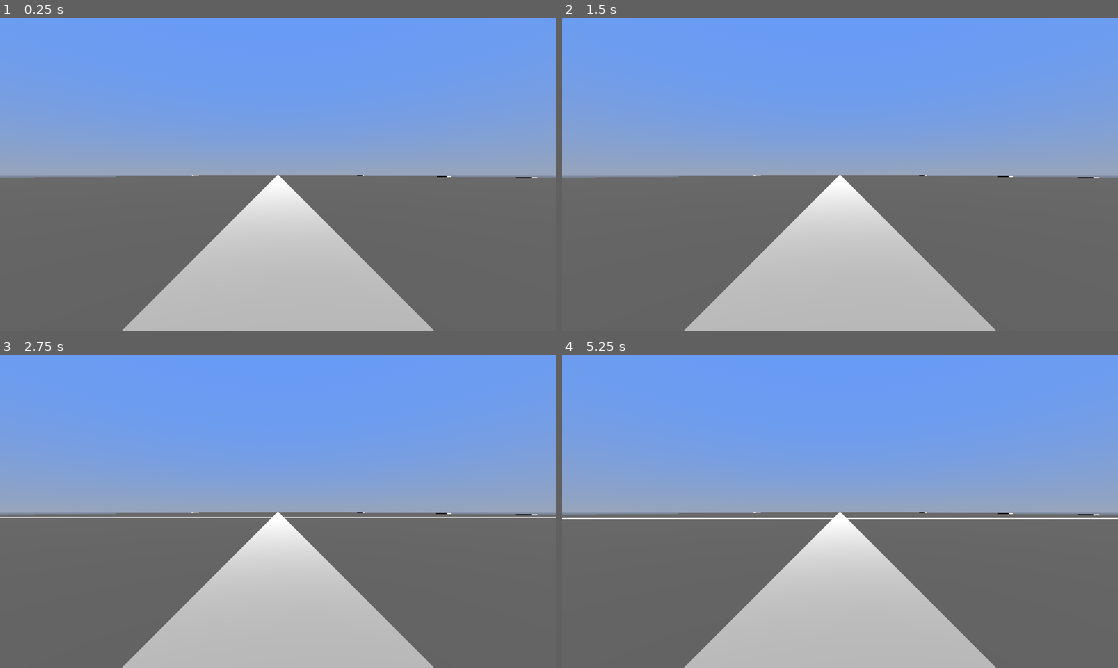
Above: before the commit, frames 1-4 (two rows, left to right).
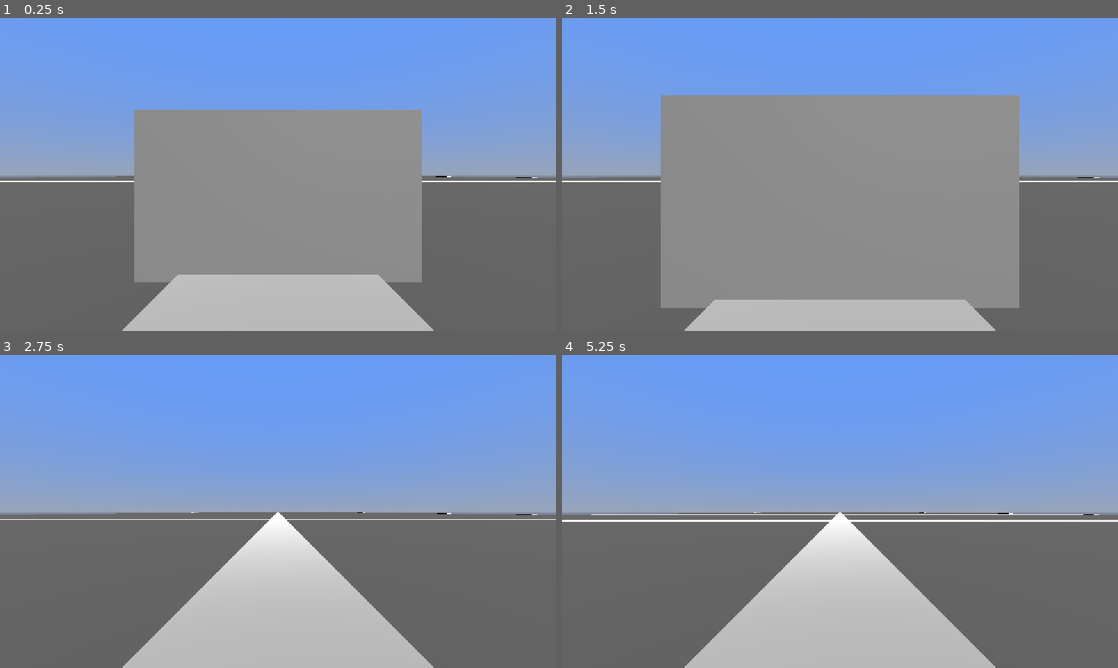
Above: after the commit, the same moments.

Repository: Fundud1/KnoiseG
Game: Godot game, scene res://scenes/knoise_game.tscn
Same seed, same stepped clock (60 frames per second), same inputs: the game is played once before the commit and once after it.
Inputs (mouse positions are in pixels of both pictures, inside the frame that each line leads up to):
- Up to frame 1 (0.25 s): no input
- Up to frame 2 (1.5 s): tap Enter (ui_accept) at 0.5, 0.77, 1.25 s; move the mouse to (962, 158) at 0.52 s; hold Right (ui_right) 0.53-1.28 s; click (962, 158) at 0.67 s; move the mouse to (812, 174) at 1.27 s; hold W (move_forward) from 1.28 s (still down)
- Up to frame 3 (2.75 s): keep holding W (move_forward); tap Enter (ui_accept) at 1.52 s; move the mouse to (289, 505) at 2.02 s
- Up to frame 4 (5.25 s): keep holding W (move_forward); tap Enter (ui_accept) at 2.75, 3.02, 3.5, 3.77, 4.25, 4.52, 5 s; move the mouse to (834, 517) at 2.77 s; click (834, 517) at 2.92 s; move the mouse to (878, 514) at 3.52 s; move the mouse to (795, 508) at 4.27 s; move the mouse to (845, 511) at 5.02 s; click (845, 511) at 5.17 s

The runs differ from the first frame. In frame 1, 28% of the frame differs, in the area x 0-100%, y 29-85%; in frame 2, 43%, in the area x 0-100%, y 24-93%; in frame 3, 0.4%; in frame 4, 1.3%.

Commit message:
collider still not working kill me
i wanna die why the fuck is this collider not fucking working

Diff:
--- a/KnoiseV1/knoise/scenes/knoise_game.tscn
+++ b/KnoiseV1/knoise/scenes/knoise_game.tscn
@@ -8,8 +8,9 @@
 [ext_resource type="Script" uid="uid://dwgo8cg5hal5g" path="res://scripts/directions_button.gd" id="4_h48hc"]
 [ext_resource type="Texture2D" uid="uid://2r0hpy05qhqm" path="res://assets/textures/upArrow.png" id="5_h48hc"]
 [ext_resource type="Texture2D" uid="uid://bxvvm8nh03txj" path="res://assets/textures/downArrow.png" id="6_1mogm"]
-[ext_resource type="Script" uid="uid://b1opmxo7u1xln" path="res://scenes/node_3d.gd" id="9_bcidj"]
+[ext_resource type="Script" uid="uid://c7a0kvy24gh0r" path="res://scenes/soundd.gd" id="10_aw7wc"]
 [ext_resource type="AudioStream" uid="uid://b0rvfuckf5rvh" path="res://addons/1-1.wav" id="10_sgfvx"]
+[ext_resource type="Script" uid="uid://cd1i8bqe42r5f" path="res://scenes/rigid_body_3d.gd" id="11_c0fwb"]
 
 [sub_resource type="ProceduralSkyMaterial" id="ProceduralSkyMaterial_ad4kr"]
 sky_top_color = Color(0.39894977, 0.60703367, 0.9704693, 1)
@@ -912,7 +913,7 @@
 shape = SubResource("BoxShape3D_nhlk2")
 
 [node name="PlayerController" parent="." unique_id=799151962 instance=ExtResource("1_m5iai")]
-transform = Transform3D(1, 0, 0, 0, 1, 0, 0, 0, 1, 0, 1, 11.26655)
+transform = Transform3D(1, 0, 0, 0, 1, 0, 0, 0, 1, 0, 1, -1.9758759)
 collision_layer = 2
 
 [node name="CanvasLayer" type="CanvasLayer" parent="." unique_id=1094173507]
@@ -967,29 +968,32 @@
 player = NodePath("../../../PlayerController")
 direction = "down"
 
-[node name="Node3D" type="Node3D" parent="." unique_id=1965800388 node_paths=PackedStringArray("player")]
-transform = Transform3D(222.05847, 0, 0, 0, 113.14164, -0.16056564, 0, 0.15997578, 113.558815, 0, 0, -4.833025)
-script = ExtResource("9_bcidj")
-player = NodePath("../PlayerController")
-
-[node name="MeshInstance3D" type="MeshInstance3D" parent="Node3D" unique_id=588889289]
-transform = Transform3D(0.01933569, 0, 0, 0, 0.0442966, -3.637979e-12, 0, 1.4551915e-11, 0.04070411, 0, 5.6963254e-06, -0.02202946)
-visible = false
-layers = 2
+[node name="AudioStreamPlayer3D" type="AudioStreamPlayer3D" parent="." unique_id=1892116433]
+transform = Transform3D(1, 0, 0, 0, 0.99999905, -0.0014139414, 0, 0.0014139414, 0.999999, 0, -9.313226e-10, -6.2078257)
+stream = ExtResource("10_sgfvx")
+area_mask = 3
+script = ExtResource("10_aw7wc")
+
+[node name="MeshInstance3D" type="MeshInstance3D" parent="AudioStreamPlayer3D" unique_id=588889289]
+physics_interpolation_mode = 1
+transform = Transform3D(4.293654, 0, 0, 0, 5.011794, 4.656613e-10, 0, 1.8626451e-09, 4.622315, 0, 0.0025883806, -1.1268415)
+layers = 3
 mesh = SubResource("BoxMesh_hk511")
 
-[node name="RigidBody3D" type="RigidBody3D" parent="Node3D/MeshInstance3D" unique_id=1665566263]
-transform = Transform3D(1, 0, 0, 0, 1, 0, 0, -2.3283064e-10, 1, 0, 0, 0)
+[node name="RigidBody3D" type="RigidBody3D" parent="AudioStreamPlayer3D/MeshInstance3D" unique_id=1665566263]
+transform = Transform3D(1, 0, 0, 0, 1.0000001, 1.1641532e-10, 0, -3.4924597e-10, 1, 0, 0, 1.1920929e-07)
 collision_layer = 2
 physics_material_override = SubResource("PhysicsMaterial_4xqv3")
-
-[node name="CollisionShape3D" type="CollisionShape3D" parent="Node3D/MeshInstance3D/RigidBody3D" unique_id=533214792]
-transform = Transform3D(1, 0, 0, 0, 1, 0, 0, 1.1641532e-10, 1, 0, 0, 0)
+contact_monitor = true
+max_contacts_reported = 1
+script = ExtResource("11_c0fwb")
+
+[node name="CollisionShape3D" type="CollisionShape3D" parent="AudioStreamPlayer3D/MeshInstance3D/RigidBody3D" unique_id=533214792]
+transform = Transform3D(1, 0, 0, 0, 1.0000004, -2.3283064e-10, 0, -4.656613e-10, 0.99999994, 0, -4.656613e-10, 0)
 shape = SubResource("BoxShape3D_hk511")
 
-[node name="AudioStreamPlayer3D" type="AudioStreamPlayer3D" parent="Node3D" unique_id=1892116433]
-transform = Transform3D(0.002765071, 0, 0, 0, 0.004157726, 0, 0, 0, 0.0025689902, 0, 0, 0)
-stream = ExtResource("10_sgfvx")
+[node name="Collision1" type="Node3D" parent="." unique_id=1965800388]
+transform = Transform3D(222.05847, 0, 0, 0, 113.14164, -0.16056564, 0, 0.15997578, 113.558815, 0, 0, -4.833025)
 
 [connection signal="body_entered" from="Intersections/Checkpoint0" to="Intersections/Checkpoint0" method="_on_body_entered"]
 [connection signal="body_entered" from="Intersections/Checkpoint1" to="Intersections/Checkpoint1" method="_on_body_entered"]
@@ -1012,4 +1016,3 @@
 [connection signal="pressed" from="CanvasLayer/DirectionButtons/RightButton" to="CanvasLayer/DirectionButtons/RightButton" method="_on_pressed"]
 [connection signal="pressed" from="CanvasLayer/DirectionButtons/UpButton" to="CanvasLayer/DirectionButtons/UpButton" method="_on_pressed"]
 [connection signal="pressed" from="CanvasLayer/DirectionButtons/DownButton" to="CanvasLayer/DirectionButtons/DownButton" method="_on_pressed"]
-[connection signal="body_entered" from="Node3D/MeshInstance3D/RigidBody3D" to="Node3D" method="_on_rigid_body_3d_body_entered"]
--- a/KnoiseV1/knoise/scenes/node_3d.gd
+++ b/KnoiseV1/knoise/scenes/node_3d.gd
@@ -1,5 +1,5 @@
 extends Node3D
-@export var player: CharacterBody3D
+@export var Collision1: CharacterBody3D
 
 # Called when the node enters the scene tree for the first time.
 func _ready() -> void:
@@ -14,5 +14,5 @@
 		#$AudioStreamPlayer.play()
 
 func _on_rigid_body_3d_body_entered(body: Node) -> void:
-	if body == player:
+	if body == Collision1:
 		$AudioStreamPlayer.play()
--- /dev/null
+++ b/KnoiseV1/knoise/scenes/rigid_body_3d.gd
@@ -0,0 +1,13 @@
+extends RigidBody3D
+
+
+# Called when the node enters the scene tree for the first time.
+func _ready() -> void:
+	pass # Replace with function body.
+
+
+# Called every frame. 'delta' is the elapsed time since the previous frame.
+func _process(delta: float) -> void:
+	pass
+func _on_Rigid_body_entered(body):
+	$"../AudioStreamPlayer".play()
--- /dev/null
+++ b/KnoiseV1/knoise/scenes/soundd.gd
@@ -0,0 +1,14 @@
+extends AudioStreamPlayer3D
+@export var player: CharacterBody3D
+
+# Called when the node enters the scene tree for the first time.
+func _ready() -> void:
+	pass # Replace with function body.
+
+
+# Called every frame. 'delta' is the elapsed time since the previous frame.
+func _process(delta: float) -> void:
+	pass
+func _on_body_entered(body):
+	if body == player:
+		$AudioStreamPlayer3D.play()
--- a/KnoiseV1/knoise/scripts/player_controller.gd
+++ b/KnoiseV1/knoise/scripts/player_controller.gd
@@ -6,9 +6,7 @@
 var can_move = true
 
 var current_road = ""
-func _on_PlayerController_entered(body):
-	if body == player:
-		$AudioStreamPlayer.play()
+
 func _unhandled_input(event: InputEvent) -> void:
 	# Mouse capturing
 	if Input.is_mouse_button_pressed(MOUSE_BUTTON_LEFT):
@@ -32,3 +30,7 @@
 
 func release_mouse():
 	Input.set_mouse_mode(Input.MOUSE_MODE_VISIBLE)
+
+
+func _on_rigid_body_3d_body_entered(body: Node) -> void:
+	pass # Replace with function body.
--- a/KnoiseV1/knoise/scripts/road_section.gd
+++ b/KnoiseV1/knoise/scripts/road_section.gd
@@ -13,3 +13,7 @@
 	if body == player:
 		player.current_road = road_name
 		print("Player is on: ", road_name)
+
+
+func _on_rigid_body_3d_body_entered(body: Node) -> void:
+	pass # Replace with function body.
Not shown, added: KnoiseV1/knoise/addons/16.wav.import
Not shown, added: KnoiseV1/knoise/addons/17.wav.import
Not shown, added: KnoiseV1/knoise/addons/18.wav.import
Not shown, added: KnoiseV1/knoise/addons/19.wav.import
Not shown, added: KnoiseV1/knoise/addons/20.wav.import
Not shown, added: KnoiseV1/knoise/addons/21.wav.import
Not shown, added: KnoiseV1/knoise/addons/22.wav.import
Not shown, added: KnoiseV1/knoise/addons/23.wav.import
Not shown, added: KnoiseV1/knoise/addons/24.wav.import
Not shown, added: KnoiseV1/knoise/addons/25.wav.import
Not shown, added: KnoiseV1/knoise/scenes/rigid_body_3d.gd.uid
Not shown, added: KnoiseV1/knoise/scenes/soundd.gd.uid
(and 10 more such lines)
